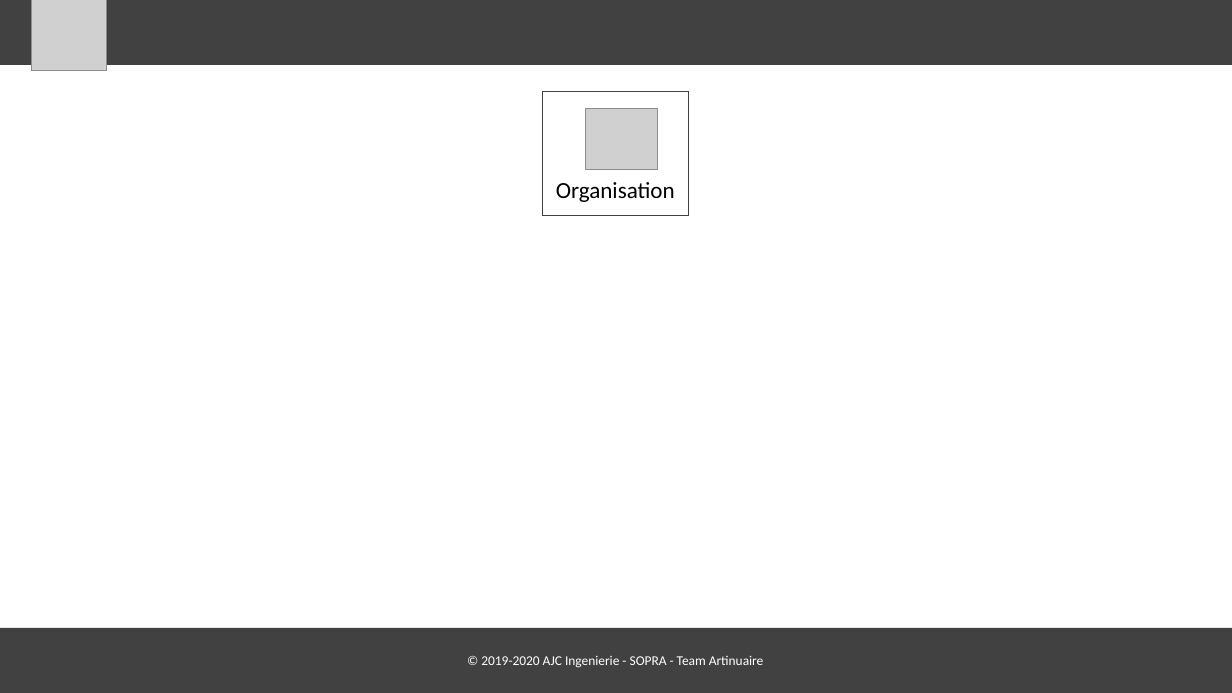
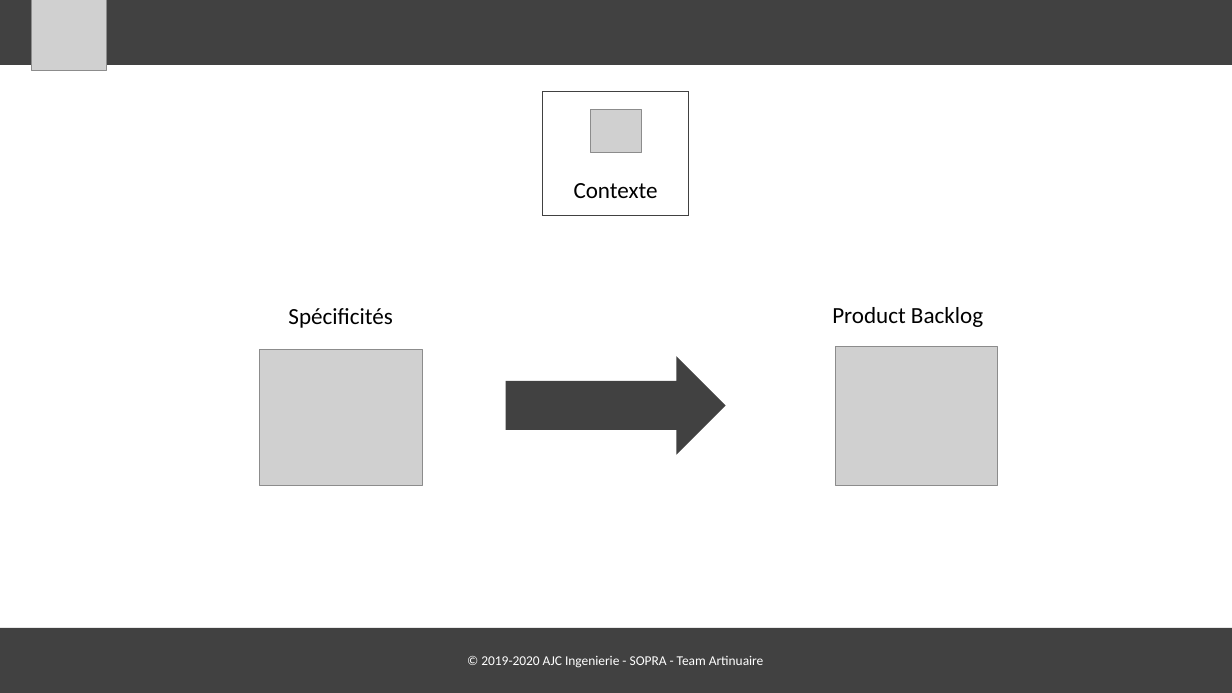
Before and after one commit to alredinor/diapo, a slide deck: slide 5 of alban.pptx. Drawn at 1232x693 pixels with LibreOffice and Linux fonts; fonts in the diff are those of the drawing; grey boxes stand for pictures. Boxes give left, top, right and bottom in pixels: in the first picture for what was removed or moved away, otherwise in the second. Text is boxed around its words. In the diff, an @@ line names an element or a change of style, - is before the commit and + after.

```diff
--- a/alban.pptx
+++ b/alban.pptx
@@ picture resized from (x1=585, y1=108, x2=657, y2=170) to (x1=591, y1=109, x2=641, y2=152) @@
@@ text at (x1=574, y1=183, x2=658, y2=198): text changed @@
-Organisation
+Contexte
@@ text added at (x1=288, y1=308, x2=392, y2=328), 18 pt, text #000000 @@
+Spécificités
@@ text added at (x1=832, y1=307, x2=983, y2=327), 18 pt, text #000000 @@
+Product Backlog
@@ picture added at (x1=260, y1=349, x2=422, y2=486) @@
@@ right arrow added at (x1=506, y1=358, x2=725, y2=453), fill #414141, outline #414141 1 pt @@
@@ picture added at (x1=836, y1=347, x2=997, y2=485) @@
```
Also in this commit, not shown: 5 other slides changed, 1 slide added, 1 slide removed.
